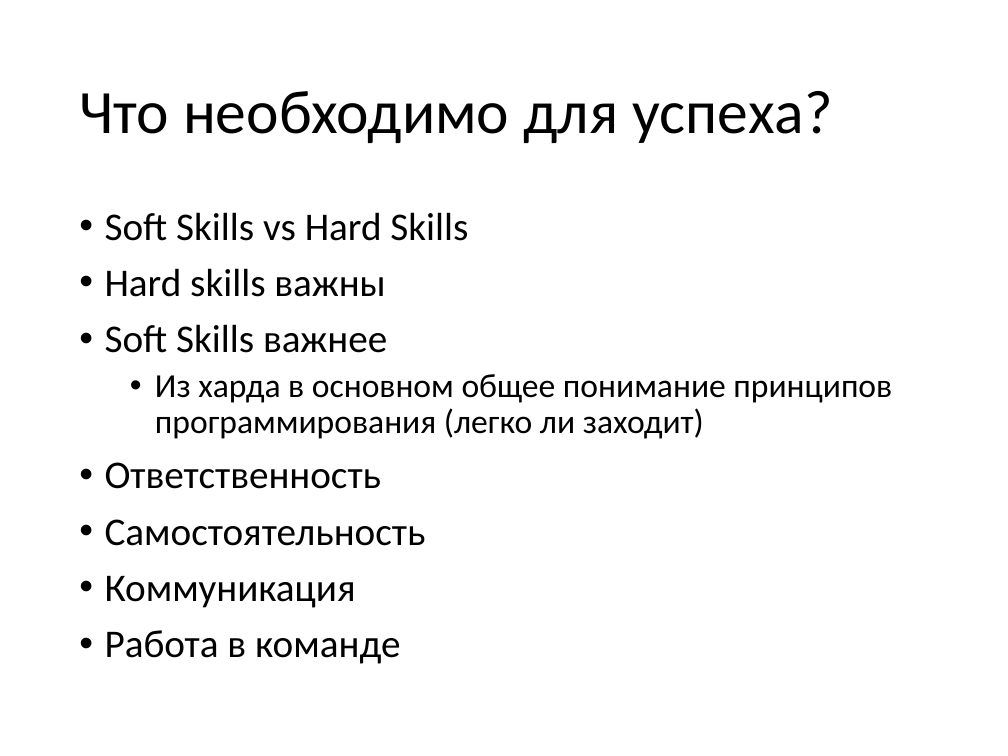
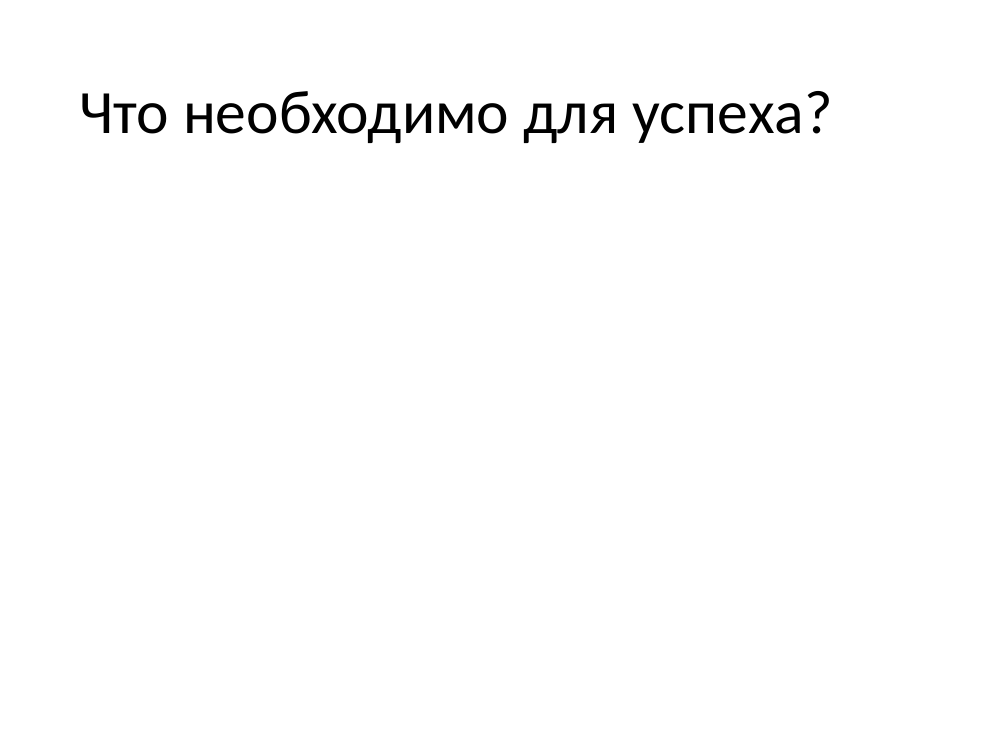
Before and after one commit to vitali-kviatkouski/personal, a slide deck: slide 16 of epamkids/EPAMKids.pptx (slide 7 before the commit). Drawn at 1008x756 pixels with LibreOffice and Linux fonts; fonts in the diff are those of the drawing. Boxes give left, top, right and bottom in pixels: in the first picture for what was removed or moved away, otherwise in the second. Text is boxed around its words. In the diff, an @@ line names an element or a change of style, - is before the commit and + after.

```diff
--- a/epamkids/EPAMKids.pptx
+++ b/epamkids/EPAMKids.pptx
@@ text removed at [105,212,892,664] @@
-• Soft Skills vs Hard Skills
-• Hard skills важны
-• Soft Skills важнее
-  • Из харда в основном общее понимание принципов программирования (легко ли заходит)
-• Ответственность
-• Самостоятельность
-• Коммуникация
-• Работа в команде
```
Also in this commit, not shown: 2 other slides changed, 19 slides added, 1 slide removed.
